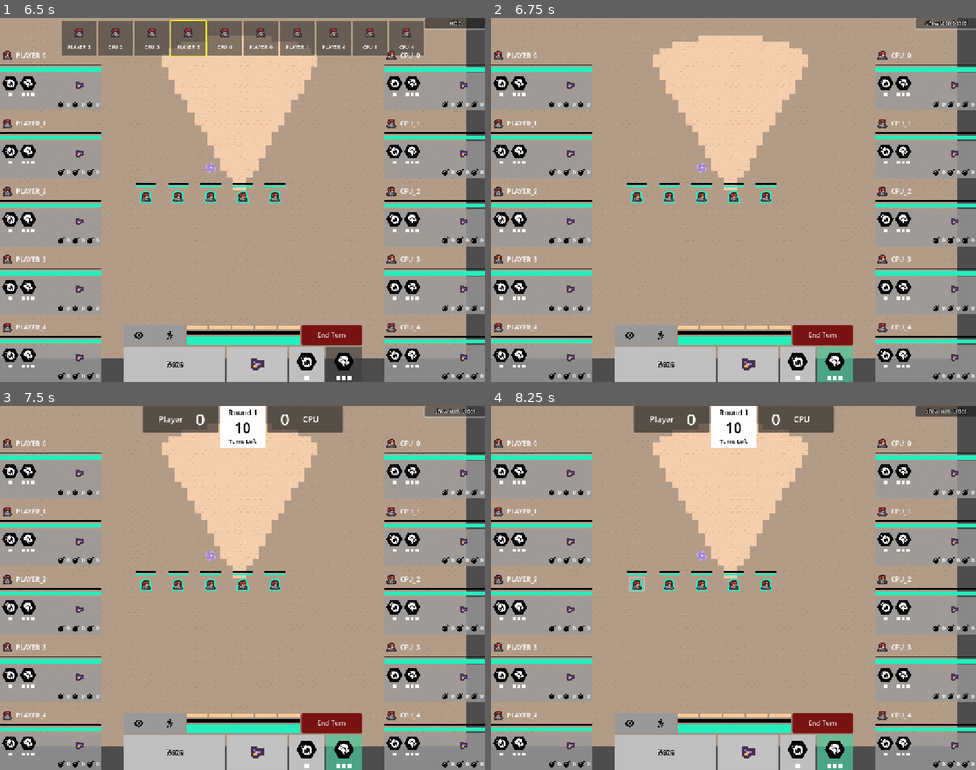
Above: before the commit, frames 1-4 (two rows, left to right).
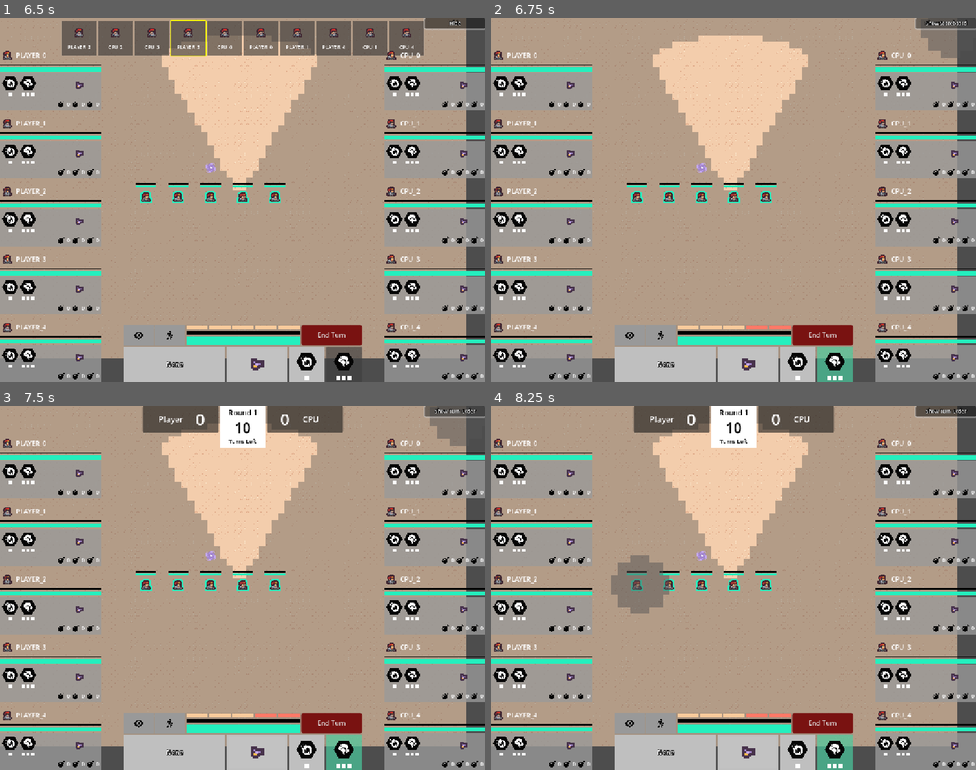
Above: after the commit, the same moments.

Repository: david8zhang/valorant-team-manager-godot
Game: Godot game, scene res://scenes/GameRound.tscn
Same seed, same stepped clock (60 frames per second), same inputs: the game is played once before the commit and once after it.
Inputs (mouse positions are in pixels of both pictures, inside the frame that each line leads up to):
- Up to frame 1 (6.5 s): click (135, 334) at 0.5 s; click (169, 334) at 1.25 s; click "End Turn" at 2 s; click "Show Turn Order" at 2.75 s; click "None" at 3.5 s; click "None" at 4.25 s; click (305, 363) at 5 s; click (344, 363) at 5.75 s
- Up to frame 2 (6.75 s): click "Hide" at 6.5 s
- Up to frame 3 (7.5 s): click "Show Scoreboard" at 7.25 s
- Up to frame 4 (8.25 s): click (636, 584) at 8.02 s

Frame 1 is identical in both runs. In frame 2, 0.6% of the frame differs, in the area x 52-97%, y 3-86%; in frame 3, 0.6%; in frame 4, 1.5%, in the area x 24-100%, y 0-86%.

Commit message:
added ability logic for smokes, molly

Diff:
--- a/codebase/project.godot
+++ b/codebase/project.godot
@@ -18,6 +18,7 @@
 [autoload]
 
 GameRoundVariables="*res://scripts/GameRoundVariables.gd"
+AbilityCreator="*res://scripts/abilities/AbilityCreator.gd"
 
 [display]
 
--- a/codebase/resources/abilities/Flash.tres
+++ b/codebase/resources/abilities/Flash.tres
@@ -1,7 +1,7 @@
 [gd_resource type="Resource" script_class="AbilityStats" load_steps=3 format=3 uid="uid://bm1misdal4qmi"]
 
 [ext_resource type="Texture2D" uid="uid://dkdq2lrqivw0p" path="res://assets/abilities/flash.png" id="1_8rud6"]
-[ext_resource type="Script" uid="uid://d35gwtg7scsg5" path="res://scripts/AbilityStats.gd" id="1_xovoq"]
+[ext_resource type="Script" uid="uid://d35gwtg7scsg5" path="res://scripts/abilities/AbilityStats.gd" id="1_xovoq"]
 
 [resource]
 script = ExtResource("1_xovoq")
--- a/codebase/resources/abilities/InfoBeacon.tres
+++ b/codebase/resources/abilities/InfoBeacon.tres
@@ -1,7 +1,7 @@
 [gd_resource type="Resource" script_class="AbilityStats" load_steps=3 format=3 uid="uid://2n3c2l8casr1"]
 
 [ext_resource type="Texture2D" uid="uid://j1xugy1mp5xy" path="res://assets/abilities/info-beacon.png" id="1_6ty47"]
-[ext_resource type="Script" uid="uid://d35gwtg7scsg5" path="res://scripts/AbilityStats.gd" id="1_mqwa3"]
+[ext_resource type="Script" uid="uid://d35gwtg7scsg5" path="res://scripts/abilities/AbilityStats.gd" id="1_mqwa3"]
 
 [resource]
 script = ExtResource("1_mqwa3")
--- a/codebase/resources/abilities/Molly.tres
+++ b/codebase/resources/abilities/Molly.tres
@@ -1,7 +1,7 @@
 [gd_resource type="Resource" script_class="AbilityStats" load_steps=3 format=3 uid="uid://nncdw1wgtm3g"]
 
 [ext_resource type="Texture2D" uid="uid://ocrq5toydwyj" path="res://assets/abilities/molly.png" id="1_3j6ox"]
-[ext_resource type="Script" uid="uid://d35gwtg7scsg5" path="res://scripts/AbilityStats.gd" id="1_biiyj"]
+[ext_resource type="Script" uid="uid://d35gwtg7scsg5" path="res://scripts/abilities/AbilityStats.gd" id="1_biiyj"]
 
 [resource]
 script = ExtResource("1_biiyj")
--- a/codebase/resources/abilities/ReconDart.tres
+++ b/codebase/resources/abilities/ReconDart.tres
@@ -1,7 +1,7 @@
 [gd_resource type="Resource" script_class="AbilityStats" load_steps=3 format=3 uid="uid://0xbxs735ehwb"]
 
 [ext_resource type="Texture2D" uid="uid://b0aphmn06gkvt" path="res://assets/abilities/recon-dart.png" id="1_0j0kk"]
-[ext_resource type="Script" uid="uid://d35gwtg7scsg5" path="res://scripts/AbilityStats.gd" id="1_3qkwe"]
+[ext_resource type="Script" uid="uid://d35gwtg7scsg5" path="res://scripts/abilities/AbilityStats.gd" id="1_3qkwe"]
 
 [resource]
 script = ExtResource("1_3qkwe")
--- a/codebase/resources/abilities/Smoke.tres
+++ b/codebase/resources/abilities/Smoke.tres
@@ -1,6 +1,6 @@
 [gd_resource type="Resource" script_class="AbilityStats" load_steps=3 format=3 uid="uid://0u30eksri2yi"]
 
-[ext_resource type="Script" uid="uid://d35gwtg7scsg5" path="res://scripts/AbilityStats.gd" id="1_juqvr"]
+[ext_resource type="Script" uid="uid://d35gwtg7scsg5" path="res://scripts/abilities/AbilityStats.gd" id="1_juqvr"]
 [ext_resource type="Texture2D" uid="uid://c5dsbrghgsubs" path="res://assets/abilities/smoke.png" id="1_sju02"]
 
 [resource]
--- a/codebase/resources/abilities/Stim.tres
+++ b/codebase/resources/abilities/Stim.tres
@@ -1,7 +1,7 @@
 [gd_resource type="Resource" script_class="AbilityStats" load_steps=3 format=3 uid="uid://wp8uwf7jm63h"]
 
 [ext_resource type="Texture2D" uid="uid://catp0suxc2gon" path="res://assets/abilities/stim.png" id="1_iymc1"]
-[ext_resource type="Script" uid="uid://d35gwtg7scsg5" path="res://scripts/AbilityStats.gd" id="1_p04rb"]
+[ext_resource type="Script" uid="uid://d35gwtg7scsg5" path="res://scripts/abilities/AbilityStats.gd" id="1_p04rb"]
 
 [resource]
 script = ExtResource("1_p04rb")
--- a/codebase/resources/abilities/StunGrenade.tres
+++ b/codebase/resources/abilities/StunGrenade.tres
@@ -1,7 +1,7 @@
 [gd_resource type="Resource" script_class="AbilityStats" load_steps=3 format=3 uid="uid://1lqn1p7rk7pt"]
 
 [ext_resource type="Texture2D" uid="uid://co8fhoahmh3fv" path="res://assets/abilities/stun-grenade.png" id="1_q8fpb"]
-[ext_resource type="Script" uid="uid://d35gwtg7scsg5" path="res://scripts/AbilityStats.gd" id="1_ujia8"]
+[ext_resource type="Script" uid="uid://d35gwtg7scsg5" path="res://scripts/abilities/AbilityStats.gd" id="1_ujia8"]
 
 [resource]
 script = ExtResource("1_ujia8")
--- a/codebase/resources/abilities/Wall.tres
+++ b/codebase/resources/abilities/Wall.tres
@@ -1,7 +1,7 @@
 [gd_resource type="Resource" script_class="AbilityStats" load_steps=3 format=3 uid="uid://c2bi57de2tabc"]
 
 [ext_resource type="Texture2D" uid="uid://co61mriae1hr2" path="res://assets/abilities/wall.png" id="1_74gxc"]
-[ext_resource type="Script" uid="uid://d35gwtg7scsg5" path="res://scripts/AbilityStats.gd" id="1_y6wbm"]
+[ext_resource type="Script" uid="uid://d35gwtg7scsg5" path="res://scripts/abilities/AbilityStats.gd" id="1_y6wbm"]
 
 [resource]
 script = ExtResource("1_y6wbm")
--- a/codebase/scripts/Agent.gd
+++ b/codebase/scripts/Agent.gd
@@ -37,6 +37,8 @@
 var sidearm_weapon: Weapon = null
 var weapon_to_attack_with: Weapon = null
 var has_bomb := false
+var ability_1: Ability
+var ability_2: Ability
 
 var confidence_level # Dictates turn queue ordering (higher is better)
 var is_defusing := false
@@ -52,6 +54,8 @@
 	sprite.scale = Vector2(DEFAULT_SCALE, DEFAULT_SCALE)
 	button.pressed.connect(agent_click)
 	confidence_level = randi_range(1, 10)
+	ability_1 = AbilityCreator.create_ability(agent_stats.ability_1)
+	ability_2 = AbilityCreator.create_ability(agent_stats.ability_2)
 
 func init_from_game_stats(agent_game_stats: GameRoundVariables.AgentGameStats):
 	primary_weapon = GameRoundVariables.load_weapon_from_name(agent_game_stats.primary_weapon_name)
--- a/codebase/scripts/AgentController.gd
+++ b/codebase/scripts/AgentController.gd
@@ -73,6 +73,12 @@
 	game_round.battle_preview_menu.hide()
 	enemy_to_attack = null
 	action_menu.update_all()
+	# Handle old action state
+	match curr_action_state:
+		ActionState.ABILITY_ONE, ActionState.ABILITY_TWO:
+			var ability_to_process = selected_agent.ability_1 if curr_action_state == ActionState.ABILITY_ONE else selected_agent.ability_2
+			ability_to_process.deselect()
+	# Handle new action state
 	match new_action_state:
 		ActionState.MOVE:
 			highlight_overlay.show()
@@ -95,8 +101,15 @@
 						center_camera_on_position(pos_to_move_to)
 				if Input.is_action_just_pressed("center_camera"):
 					center_camera_on_agent(selected_agent)
-			ActionState.ABILITY_ONE or ActionState.ABILITY_TWO:
-				pass
+			ActionState.ABILITY_ONE, ActionState.ABILITY_TWO:
+				var ability_to_process = selected_agent.ability_1 if curr_action_state == ActionState.ABILITY_ONE else selected_agent.ability_2
+				var map = game_round.map
+				var mouse_world_pos = get_global_mouse_position()
+				var hovered_tile_pos = map.ground_layer.local_to_map(game_round.to_local(mouse_world_pos))
+				ability_to_process.handle_hover(hovered_tile_pos.x, hovered_tile_pos.y)
+				action_menu.preview_ap_cost(ability_to_process.ability_stats.ap_cost)
+				if Input.is_action_just_pressed("mouse_left"):
+					ability_to_process.handle_click(hovered_tile_pos.x, hovered_tile_pos.y)
 
 func start_turn(agent_to_select: Agent):
 	agent_to_select.rem_action_points = Agent.TOTAL_ACTION_POINTS
--- a/codebase/scripts/Map.gd
+++ b/codebase/scripts/Map.gd
@@ -42,3 +42,11 @@
 
 func is_at_bomb_site(tile_pos: Vector2):
 	return site_layer.get_cell_source_id(tile_pos) != -1
+
+func highlight_tile_at_tile_pos(x_pos, y_pos, color):
+	var cell_size = ground_layer.tile_set.tile_size
+	var cell_size_vec2 = Vector2(cell_size.x, cell_size.y)
+	var tile_pos_to_hl = Vector2(x_pos, y_pos)
+	var tile_pos = ground_layer.map_to_local(tile_pos_to_hl) as Vector2
+	var rect = Rect2(tile_pos - cell_size_vec2 / 2, cell_size)
+	draw_rect(rect, color, true)
--- a/codebase/scripts/Ability.gd
+++ b/codebase/scripts/abilities/Ability.gd
@@ -1,8 +1,13 @@
 class_name Ability
 extends Node
 
+var game_round: GameRound
 var ability_stats: AbilityStats
 var source_agent: Agent
+
+func _init(_game_round: GameRound, _ability_stats: AbilityStats):
+	game_round = _game_round
+	ability_stats = _ability_stats
 
 func handle_hover(_x_pos: int, _y_pos: int):
 	pass
@@ -15,3 +20,6 @@
 
 func execute():
 	pass
+
+func deselect():
+	pass
--- /dev/null
+++ b/codebase/scripts/abilities/AbilityCreator.gd
@@ -0,0 +1,11 @@
+extends Node
+
+@onready var game_round = get_node("/root/GameRound") as GameRound
+
+func create_ability(ability_stats: AbilityStats) -> Ability:
+	match ability_stats.ability_type:
+		AbilityStats.AbilityType.SMOKE:
+			return Smoke.new(game_round, ability_stats)
+		AbilityStats.AbilityType.MOLLY:
+			return Molly.new(game_round, ability_stats)
+	return null
--- /dev/null
+++ b/codebase/scripts/abilities/Molly.gd
@@ -0,0 +1,40 @@
+class_name Molly
+extends Ability
+
+static var MOLLY_RADIUS = 4
+var hl_tiles = []
+
+func handle_hover(x_pos: int, y_pos: int):
+	var circle_tiles = get_circle_tiles(Vector2(x_pos, y_pos), MOLLY_RADIUS)
+	var map = game_round.map
+	for tile in hl_tiles:
+		tile.queue_free()
+	hl_tiles = []
+	for tile in circle_tiles:
+		var color_rect = ColorRect.new()
+		color_rect.custom_minimum_size.x = map.ground_layer.tile_set.tile_size.x
+		color_rect.custom_minimum_size.y = map.ground_layer.tile_set.tile_size.y
+		color_rect.color = Color.ORANGE
+		color_rect.color.a = 0.5
+		game_round.add_child(color_rect)
+		color_rect.global_position = map.get_world_pos_from_tile_pos(tile)
+		hl_tiles.append(color_rect)
+
+func get_circle_tiles(center: Vector2i, radius: int) -> Array[Vector2i]:
+	var tiles: Array[Vector2i] = []
+	var r_squared = (radius + 0.3) * (radius + 0.3)
+	for x in range(center.x - radius, center.x + radius + 1):
+		for y in range(center.y - radius, center.y + radius + 1):
+			var tile = Vector2(x + 0.5, y + 0.5)
+			var center_f = Vector2(center) + Vector2(0.5, 0.5)
+			if tile.distance_squared_to(center_f) <= r_squared:
+				tiles.append(Vector2i(x, y))
+	return tiles
+
+func _process(_delta: float) -> void:
+	game_round.map.queue_redraw()
+
+func deselect():
+	for tile in hl_tiles:
+		tile.queue_free()
+	hl_tiles = []
--- /dev/null
+++ b/codebase/scripts/abilities/Smoke.gd
@@ -0,0 +1,38 @@
+class_name Smoke
+extends Ability
+
+static var SMOKE_RADIUS = 4
+
+var hl_tiles = []
+
+func handle_hover(x_pos: int, y_pos: int):
+	var circle_tiles = get_circle_tiles(Vector2(x_pos, y_pos), SMOKE_RADIUS)
+	var map = game_round.map
+	for tile in hl_tiles:
+		tile.queue_free()
+	hl_tiles = []
+	for tile in circle_tiles:
+		var color_rect = ColorRect.new()
+		color_rect.custom_minimum_size.x = map.ground_layer.tile_set.tile_size.x
+		color_rect.custom_minimum_size.y = map.ground_layer.tile_set.tile_size.y
+		color_rect.color = Color("#555555")
+		color_rect.color.a = 0.5
+		game_round.add_child(color_rect)
+		color_rect.global_position = map.get_world_pos_from_tile_pos(tile)
+		hl_tiles.append(color_rect)
+
+func get_circle_tiles(center: Vector2i, radius: int) -> Array[Vector2i]:
+	var tiles: Array[Vector2i] = []
+	var r_squared = (radius + 0.3) * (radius + 0.3)
+	for x in range(center.x - radius, center.x + radius + 1):
+		for y in range(center.y - radius, center.y + radius + 1):
+			var tile = Vector2(x + 0.5, y + 0.5)
+			var center_f = Vector2(center) + Vector2(0.5, 0.5)
+			if tile.distance_squared_to(center_f) <= r_squared:
+				tiles.append(Vector2i(x, y))
+	return tiles
+
+func deselect():
+	for tile in hl_tiles:
+		tile.queue_free()
+	hl_tiles = []
Renamed: codebase/scripts/Ability.gd.uid -> codebase/scripts/abilities/Ability.gd.uid
Not shown, added: codebase/scripts/abilities/AbilityCreator.gd.uid
Renamed: codebase/scripts/AbilityStats.gd -> codebase/scripts/abilities/AbilityStats.gd
Renamed: codebase/scripts/AbilityStats.gd.uid -> codebase/scripts/abilities/AbilityStats.gd.uid
Not shown, added: codebase/scripts/abilities/Molly.gd.uid
Not shown, added: codebase/scripts/abilities/Smoke.gd.uid
